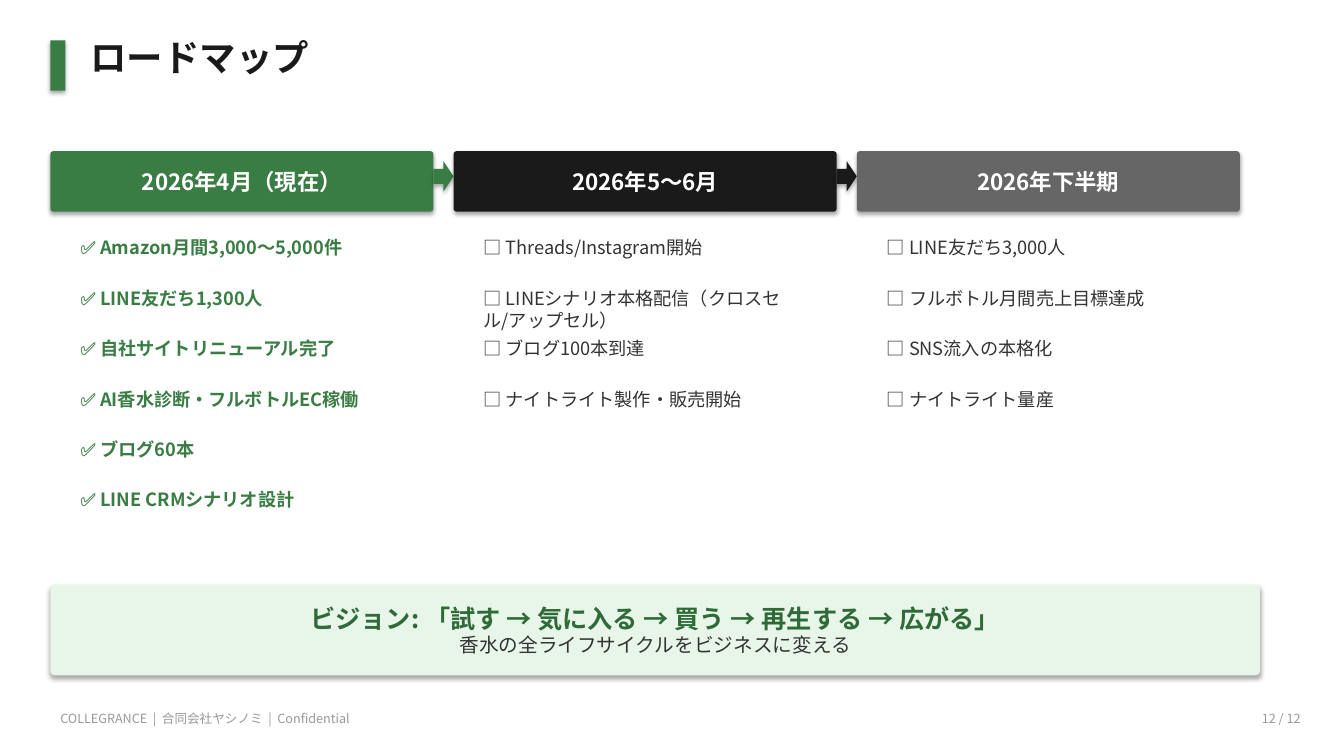
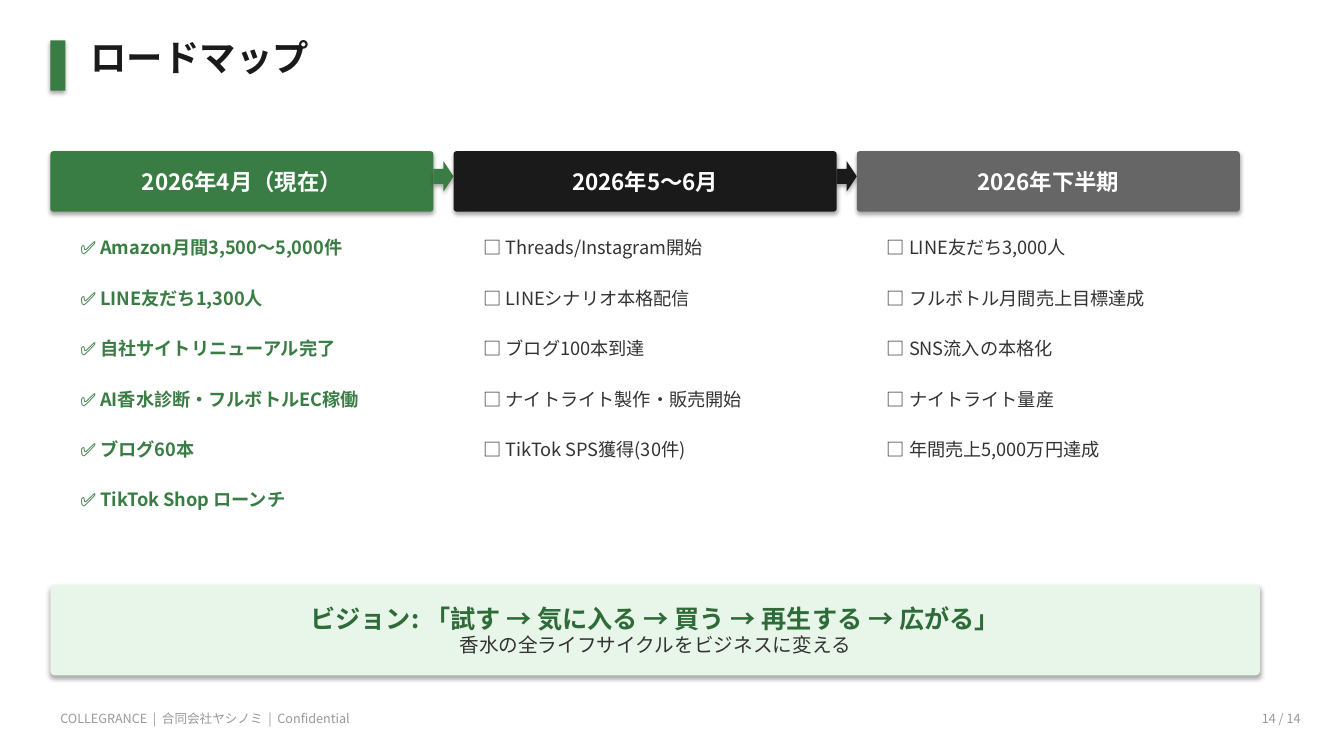
Before and after one commit to Keitoshinomiya/collegranceWEB-, a slide deck: slide 14 of COLLEGRANCE_事業全体像.pptx (slide 12 before the commit). Drawn at 1344x756 pixels with LibreOffice and Linux fonts; fonts in the diff are those of the drawing. Boxes give left, top, right and bottom in pixels: in the first picture for what was removed or moved away, otherwise in the second. Text is boxed around its words. In the diff, an @@ line names an element or a change of style, - is before the commit and + after.

```diff
--- a/COLLEGRANCE_事業全体像.pptx
+++ b/COLLEGRANCE_事業全体像.pptx
@@ text at (172,238,342,258): text changed @@
-✅ Amazon月間3,000〜5,000件
+✅ Amazon月間3,500〜5,000件
@@ text at (506,289,690,307): text changed @@
-□ LINEシナリオ本格配信（クロスセル/アップセル）
+□ LINEシナリオ本格配信
@@ text added at (506,440,686,460), 13 pt, text #333333 @@
+□ TikTok SPS獲得(30件)
@@ text added at (909,440,1100,460), 13 pt, text #333333 @@
+□ 年間売上5,000万円達成
@@ text at (100,491,286,510): text changed @@
-✅ LINE CRMシナリオ設計
+✅ TikTok Shop ローンチ
@@ text at (1262,714,1301,723): text changed @@
-12 / 12
+14 / 14
```
Also in this commit, not shown: 9 other slides changed, 4 slides added, 2 slides removed, 2 other files.
